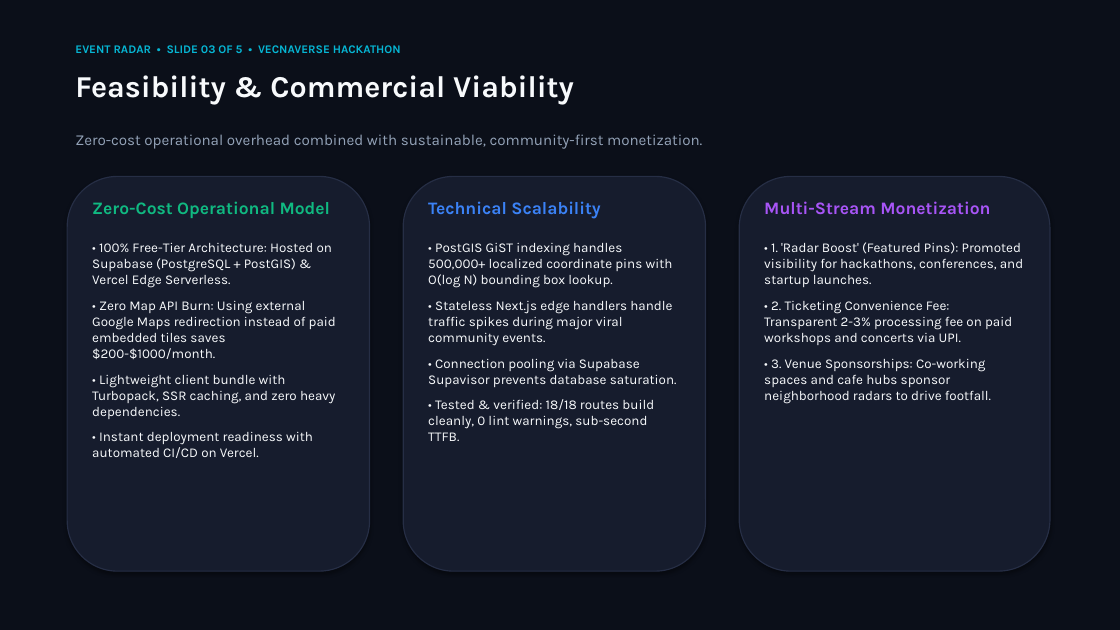
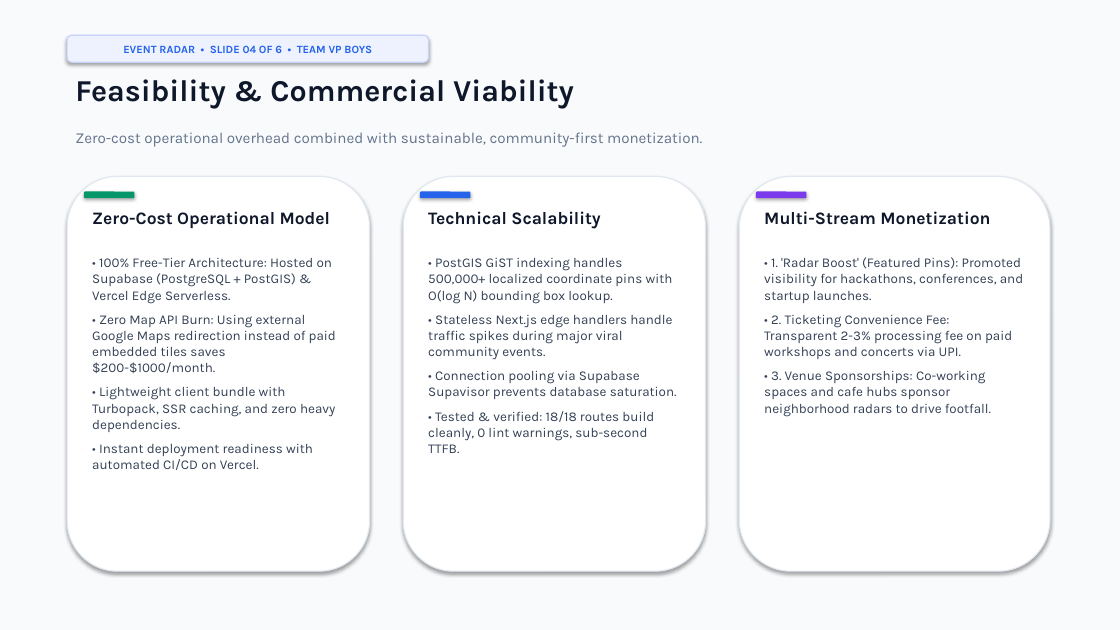
Before and after one commit to Shivanand-Varpe/GeoGuild, a slide deck: slide 4 of EventRadar_Presentation.pptx (slide 3 before the commit). Drawn at 1120x630 pixels with LibreOffice and Linux fonts; fonts in the diff are those of the drawing. Boxes give left, top, right and bottom in pixels: in the first picture for what was removed or moved away, otherwise in the second. Text is boxed around its words. In the diff, an @@ line names an element or a change of style, - is before the commit and + after.

Commit message:
Update official hackathon deck to 6-slide structure with Team VP Boys profile, GitHub and video links

```diff
--- a/EventRadar_Presentation.pptx
+++ b/EventRadar_Presentation.pptx
@@ background #0B0F19 to #F8FAFC @@
@@ rounded rectangle added at (67, 35, 429, 62), fill #EEF2FF, outline #C7D2FE 1 pt, 9.5 pt, text #2563EB, bold @@
+EVENT RADAR • SLIDE 04 OF 6 • TEAM VP BOYS
@@ text removed at (75, 45, 401, 53) @@
-EVENT RADAR • SLIDE 03 OF 5 • VECNAVERSE HACKATHON
@@ text "Feasibility & Commercial Viability" at (75, 79, 574, 109): text colour #F8FAFC to #0F172A @@
@@ text "Zero-cost operational overhead combined with ..." at (75, 132, 702, 147): text colour #94A3B8 to #64748B @@
@@ fill #161C2D to #FFFFFF; outline #262E45 1 pt to #E2E8F0 1 pt in 3 elements at (403, 176, 706, 571), (739, 176, 1050, 571), (67, 176, 370, 571) @@
@@ text "Zero-Cost Operational Model": place and size @@
-text "Zero-Cost Operational Model" at (92, 201, 330, 218)
+text "Zero-Cost Operational Model" at (92, 211, 330, 228)
@@ text "Zero-Cost Operational Model" at (92, 211, 330, 228): text colour #10B981 to #0F172A @@
@@ rounded rectangle added at (84, 192, 134, 198), fill #059669 @@
@@ text "Technical Scalability": place and size @@
-text "Technical Scalability" at (428, 201, 600, 219)
+text "Technical Scalability" at (428, 211, 600, 229)
@@ text "Technical Scalability" at (428, 211, 600, 229): text colour #3B82F6 to #0F172A @@
@@ rounded rectangle added at (420, 192, 471, 198), fill #2563EB @@
@@ text "Multi-Stream Monetization": place and size @@
-text "Multi-Stream Monetization" at (764, 201, 990, 214)
+text "Multi-Stream Monetization" at (764, 211, 990, 225)
@@ text "Multi-Stream Monetization" at (764, 211, 990, 225): text colour #A855F7 to #0F172A @@
@@ rounded rectangle added at (756, 192, 807, 198), fill #7C3AED @@
@@ text "• 100% Free-Tier Architecture: Hosted ...": place and size @@
-text "• 100% Free-Tier Architecture: Hosted ..." at (92, 243, 336, 458)
+text "• 100% Free-Tier Architecture: Hosted ..." at (92, 258, 336, 470)
@@ text colour #F8FAFC to #334155; less space between paragraphs in 3 elements at (764, 257, 1023, 416), (92, 258, 336, 470), (428, 258, 677, 453) @@
@@ text "• PostGIS GiST indexing handles ...": place and size @@
-text "• PostGIS GiST indexing handles ..." at (428, 243, 677, 441)
+text "• PostGIS GiST indexing handles ..." at (428, 258, 677, 453)
@@ text "• 1. 'Radar Boost' (Featured ...": place and size @@
-text "• 1. 'Radar Boost' (Featured ..." at (764, 242, 1023, 403)
+text "• 1. 'Radar Boost' (Featured ..." at (764, 257, 1023, 416)
```
Also in this commit, not shown: 4 other slides changed, 1 slide added, 4 other files.
